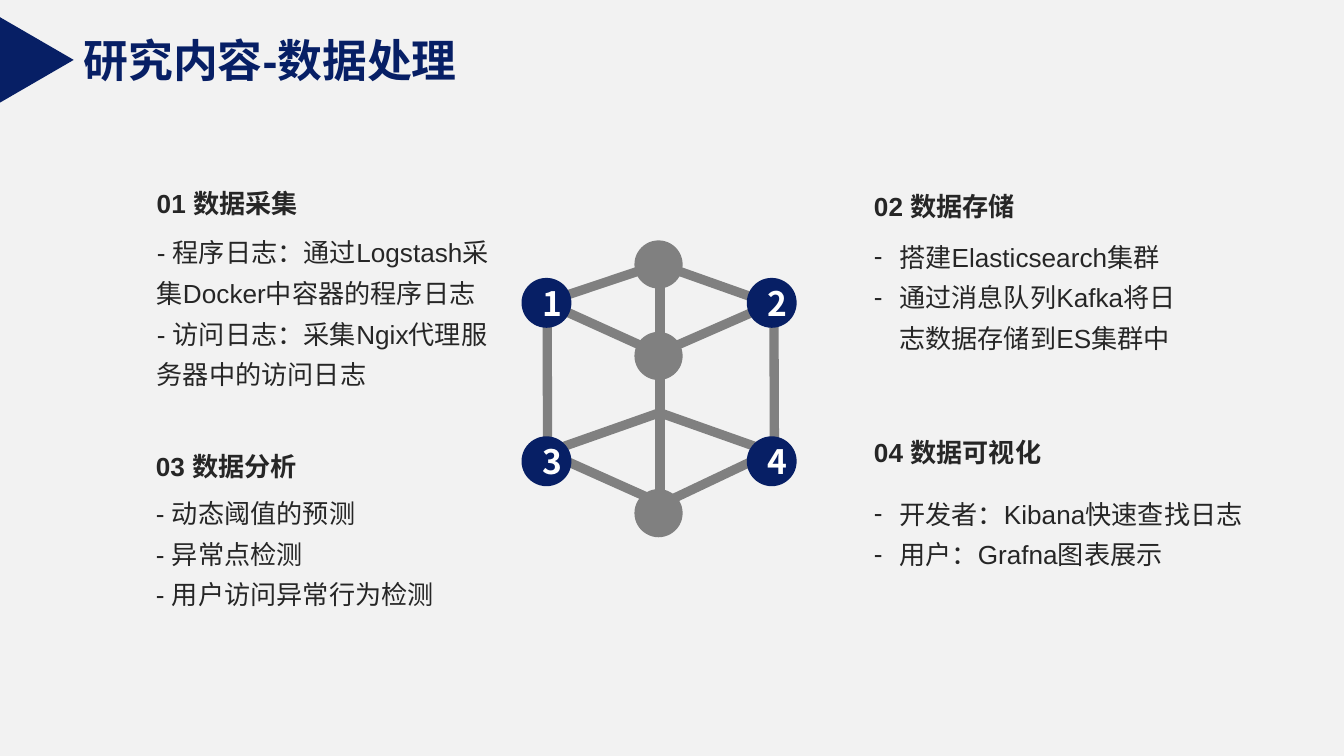
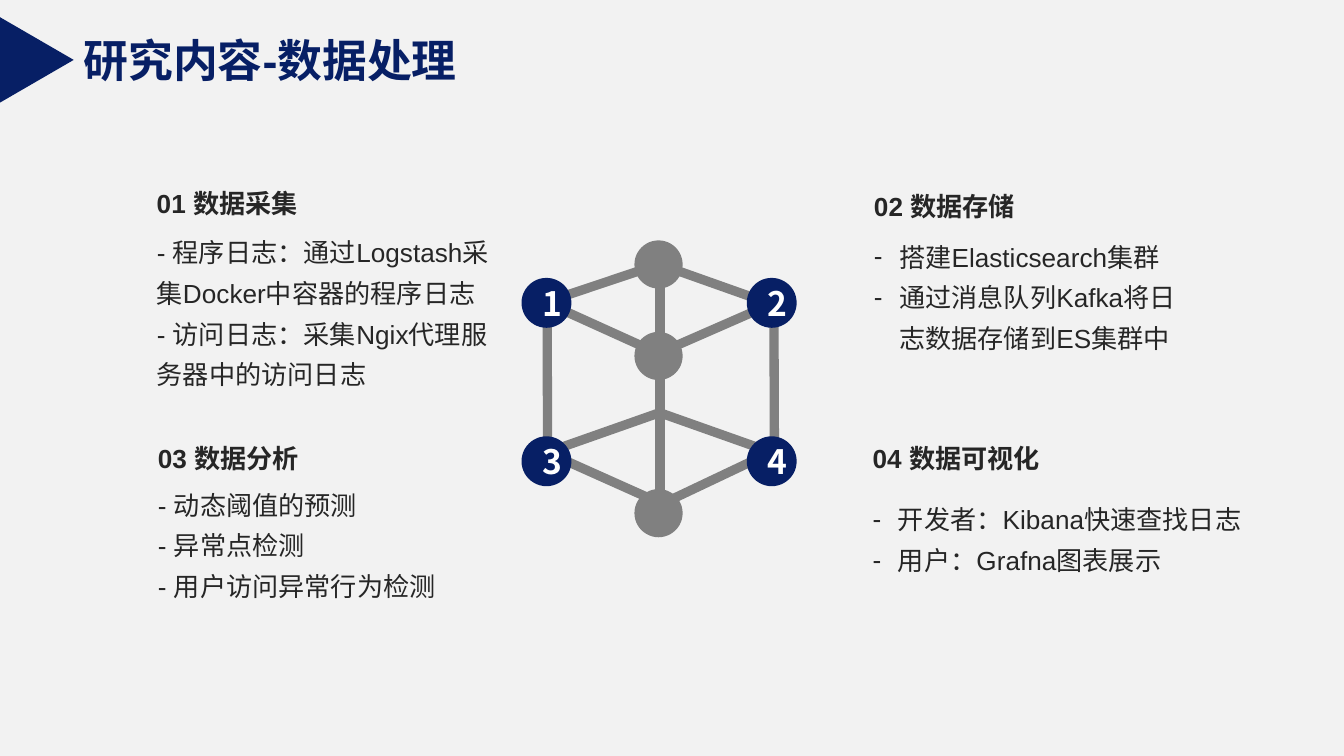
Before and after one commit to SmileWR/2019-, a slide deck: slide 7 of 开题答辩1121.pptx. Drawn at 1344x756 pixels with LibreOffice and Linux fonts; fonts in the diff are those of the drawing. Boxes give left, top, right and bottom in pixels: in the first picture for what was removed or moved away, otherwise in the second. Text is boxed around its words. In the diff, an @@ line names an element or a change of style, - is before the commit and + after.

```diff
--- a/开题答辩1121.pptx
+++ b/开题答辩1121.pptx
@@ text "03 数据分析": place and size @@
-text "03 数据分析" at bbox=[156, 453, 297, 479]
+text "03 数据分析" at bbox=[158, 445, 299, 471]
@@ text "04 数据可视化": place and size @@
-text "04 数据可视化" at bbox=[874, 439, 1041, 465]
+text "04 数据可视化" at bbox=[873, 445, 1040, 471]
@@ text "- 动态阈值的预测": place and size @@
-text "- 动态阈值的预测" at bbox=[172, 501, 434, 606]
+text "- 动态阈值的预测" at bbox=[174, 493, 436, 598]
@@ text "开发者：Kibana快速查找日志": place and size @@
-text "开发者：Kibana快速查找日志" at bbox=[899, 502, 1242, 566]
+text "开发者：Kibana快速查找日志" at bbox=[898, 507, 1241, 572]
```
Also in this commit, not shown: 3 other slides changed.
